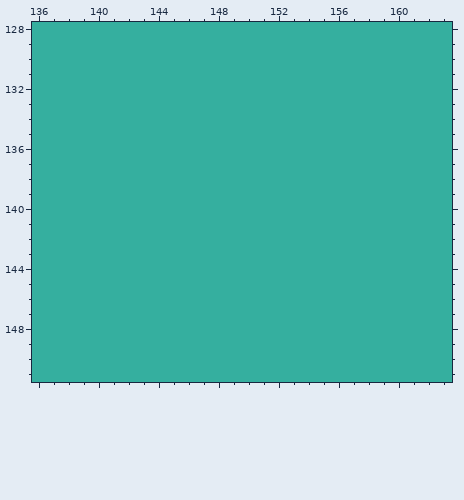
Pixel-art file: Spiceholic2025/App/image/layout.aseprite. Above: the version before the commit.
240x192 pixels, 1 frame. Colours within 5 levels of each other are drawn and written as one. Shown: x 136..163, y 128..151.
After:
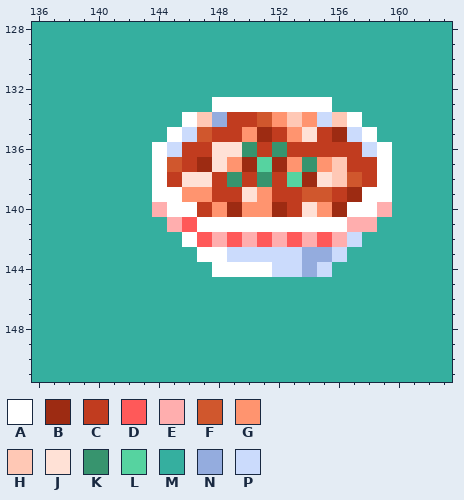
Palette (. is transparent): A #ffffff  B #9d2b12  C #c13c1f  D #ff5959  E #ffaeae  F #d0572d  G #ff946f  H #ffc8b5  J #ffe1d6  K #37946e  L #56d3a0  M #35af9f  N #94acde  P #cbdbfc
Difference:
--- layer "Group 1/Curry/Curry"
@@ x 136..163 @@
 132 MMMMMMMMMMMMMMMMMMMMMMMMMMMM
-133 MMMMMMMMMMMMMMMMMMMMMMMMMMMM
-134 MMMMMMMMMMMMMMMMMMMMMMMMMMMM
-135 MMMMMMMMMMMMMMMMMMMMMMMMMMMM
-136 MMMMMMMMMMMMMMMMMMMMMMMMMMMM
-137 MMMMMMMMMMMMMMMMMMMMMMMMMMMM
-138 MMMMMMMMMMMMMMMMMMMMMMMMMMMM
-139 MMMMMMMMMMMMMMMMMMMMMMMMMMMM
-140 MMMMMMMMMMMMMMMMMMMMMMMMMMMM
-141 MMMMMMMMMMMMMMMMMMMMMMMMMMMM
-142 MMMMMMMMMMMMMMMMMMMMMMMMMMMM
-143 MMMMMMMMMMMMMMMMMMMMMMMMMMMM
-144 MMMMMMMMMMMMMMMMMMMMMMMMMMMM
+133 MMMMMMMMMMMMAAAAAAAAMMMMMMMM
+134 MMMMMMMMMMAHNCCFGHGPHAMMMMMM
+135 MMMMMMMMMAPFCCGBCGJCBPAMMMMM
+136 MMMMMMMMAPCCJJKCKCCCCCPAMMMM
+137 MMMMMMMMAFCBJGBLBGKGHCCAMMMM
+138 MMMMMMMMACJJCKCKCLBJHFCAMMMM
+139 MMMMMMMMAAGGCCJGCCFFCBAAMMMM
+140 MMMMMMMMEAACGBGGBCJGBAAEMMMM
+141 MMMMMMMMMEDAAAAAAAAAAEEMMMMM
+142 MMMMMMMMMMADEDEDEDEDEPMMMMMM
+143 MMMMMMMMMMMAAPPPPPNNPMMMMMMM
+144 MMMMMMMMMMMMAAAAPPNPMMMMMMMM
 145 MMMMMMMMMMMMMMMMMMMMMMMMMMMM
Pixel boxes of the changes (left, top, right, bottom) in both pictures:
changed: (152, 97, 392, 277)
